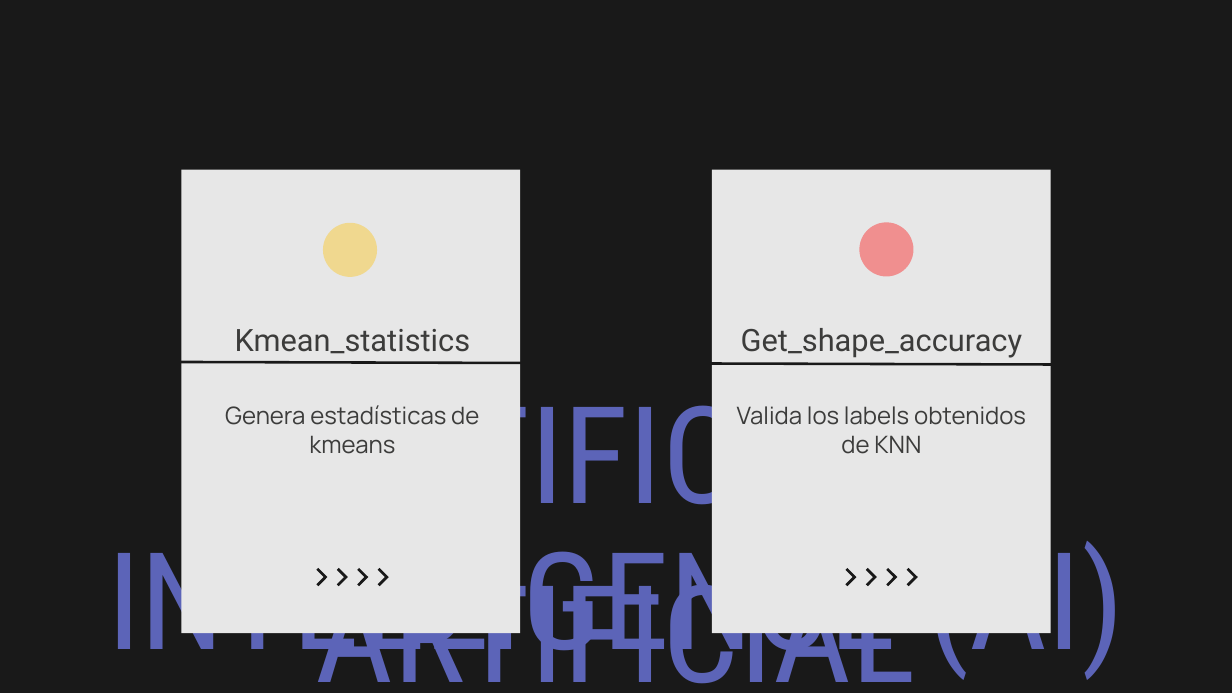
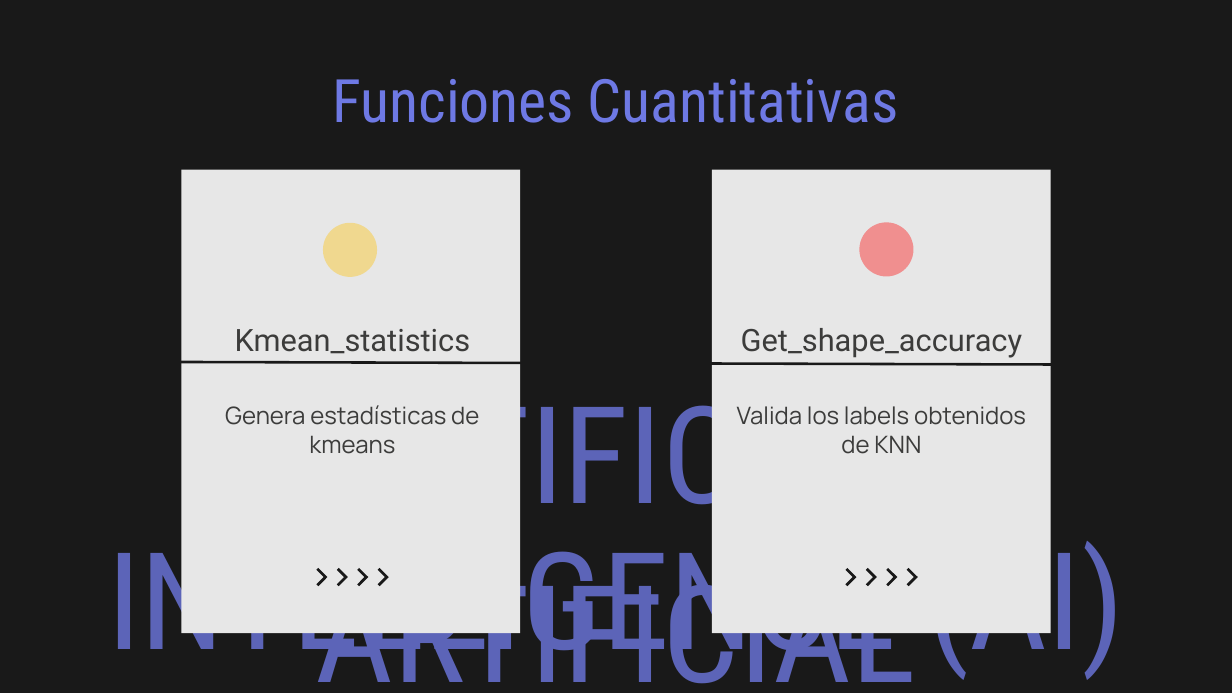
Before and after one commit to Paul-DanielPop/Tagging_Project, a slide deck: slide 12 of Documentos/Presentación_Grupo_150_ES.pptx. Drawn at 1232x693 pixels with LibreOffice and Linux fonts; fonts in the diff are those of the drawing. Boxes give left, top, right and bottom in pixels: in the first picture for what was removed or moved away, otherwise in the second. Text is boxed around its words. In the diff, an @@ line names an element or a change of style, - is before the commit and + after.

```diff
--- a/Documentos/Presentación_Grupo_150_ES.pptx
+++ b/Documentos/Presentación_Grupo_150_ES.pptx
@@ title added at (332, 79, 899, 123), 35 pt, text #6E79E4 @@
+Funciones Cuantitativas
```
Also in this commit, not shown: 4 other slides changed, 4 slides added, 9 slides removed.
